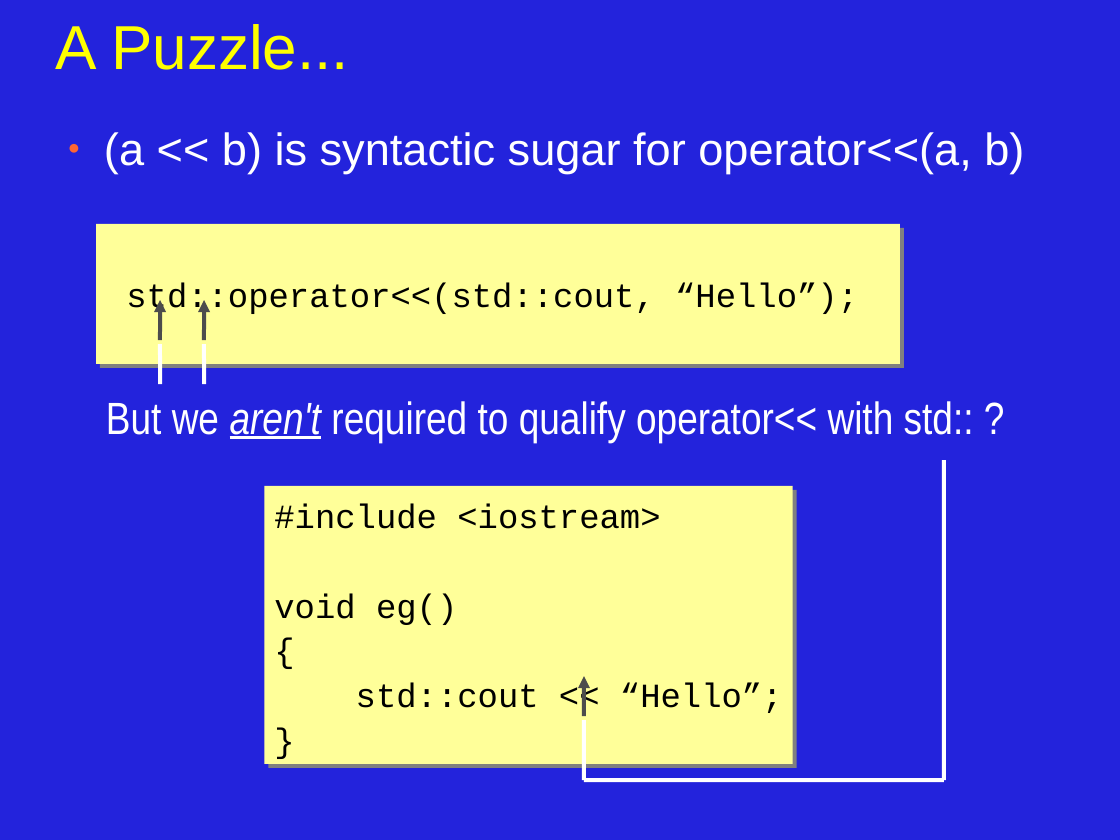
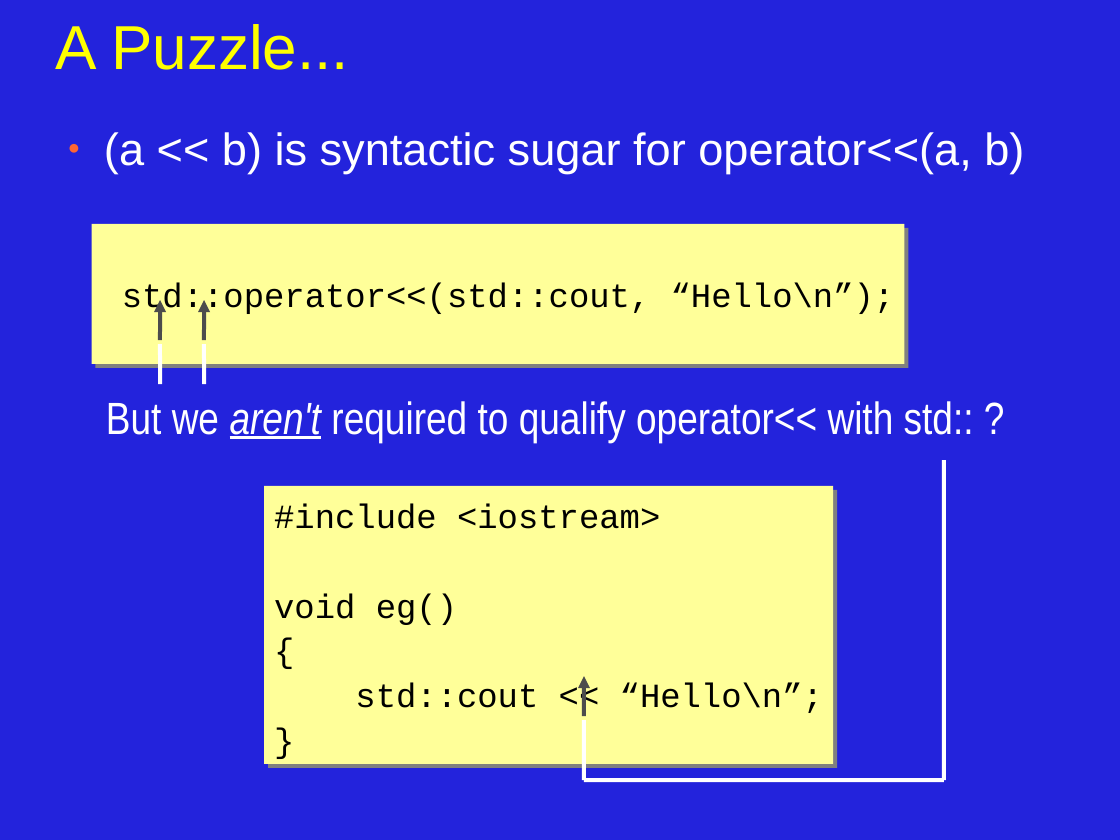
Before and after one commit to JonJagger/two-day-courses, a slide deck: slide 9 of cppf/06_Program_Organization_and_Dependency_Management.odp. Drawn at 1120x840 pixels with LibreOffice and Linux fonts; fonts in the diff are those of the drawing. Boxes give left, top, right and bottom in pixels: in the first picture for what was removed or moved away, otherwise in the second. Text is boxed around its words. In the diff, an @@ line names an element or a change of style, - is before the commit and + after.

```diff
--- a/cppf/06_Program_Organization_and_Dependency_Management.odp
+++ b/cppf/06_Program_Organization_and_Dependency_Management.odp
@@ rectangle "std::operator<<(std::cout, “Hello\n”);": place and size @@
-rectangle "std::operator<<(std::cout, “Hello\n”);" at bbox=[97, 224, 900, 364]
+rectangle "std::operator<<(std::cout, “Hello\n”);" at bbox=[91, 224, 905, 364]
@@ text in rectangle at bbox=[126, 282, 895, 320]: text changed @@
-std::operator<<(std::cout, “Hello”);
+std::operator<<(std::cout, “Hello\n”);
@@ rectangle "#include <iostream>": place and size @@
-rectangle "#include <iostream>" at bbox=[264, 486, 793, 764]
+rectangle "#include <iostream>" at bbox=[264, 486, 833, 764]
@@ text in rectangle at bbox=[359, 682, 823, 713]: text changed @@
-std::cout << “Hello”;
+std::cout << “Hello\n”;
```
Also in this commit, not shown: 15 other slides changed, 4 slides removed, 6 other files.
